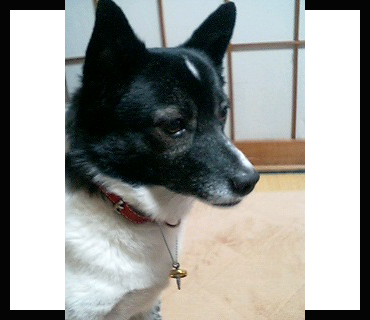
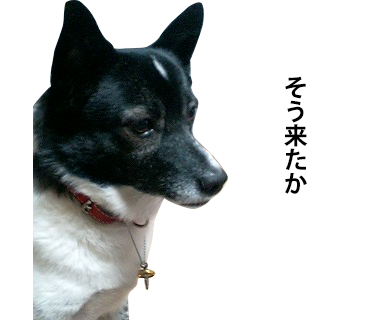
Layer changes from the first w=370, h=320 image to the second:
added layer "そう来たか" above "色" over [284, 76, 308, 194]
removed layer "レイヤー 1" over [65, 0, 305, 320]
added layer "レイヤー 2" above "シェイプ 1" over [33, 0, 273, 320]
added layer "シェイプ 1" above "基準" over [33, 0, 228, 320]
hid "基準" over [0, 0, 370, 320]
